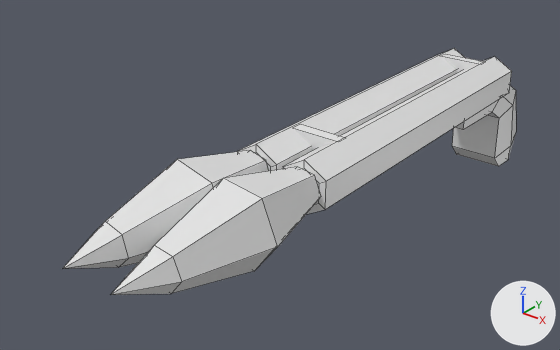
One commit to the FBX model Assets/Models/Shotgun/ShotGun.fbx: the scene before it, then after it.
Before and after are seen from a 50 mm lens placed at (1.007, -2.054, 0.964), pointed at (-0.184, -0.566, 0.041). Lighting does not change. The marker at lower right points along +X, +Y and +Z. Mesh edges are drawn as thin lines.

Before the edit, the objects in view are built like this:
```python
me_circle = bpy.data.meshes.new('Circle')
me_circle.from_pydata(...)  # 38 vertices, 36 faces; spans x -0.173..0.176, y -0.539..0.02, z -0.101..0.1
me_circle.materials.append(mat_muzzle)  # white #e7e7e7
me_cube = bpy.data.meshes.new('Cube')
me_cube.from_pydata(...)  # 95 vertices, 74 faces; spans x -0.135..0.126, y -0.792..0.534, z -0.187..0.24
me_cube.materials.append(mat_shotgun)  # white #e7e7e7
ob_shotgun = bpy.data.objects.new('Shotgun', me_cube)
ob_shotgun.location = (0.0, 0.0, 0.0)
ob_shotgunmuzzle = bpy.data.objects.new('ShotgunMuzzle', me_circle)
ob_shotgunmuzzle.location = (-0.008, -0.81, 0.17)
```
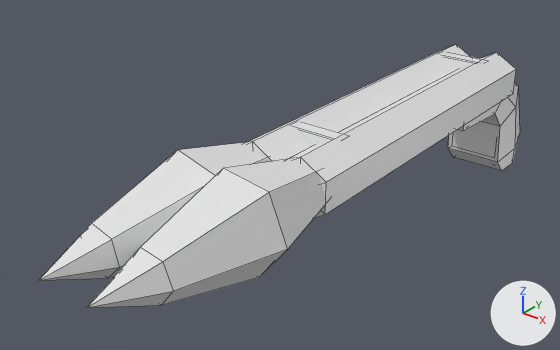
Location of each change, [x1, y1, x2, y2] in pixels of the pictures (560 x 350 px):
'ShotgunMuzzle', reshaped (12% wider, 14% taller): before [63, 150, 321, 295]; after [40, 142, 328, 308]
'Shotgun', reshaped: before [237, 49, 516, 214]; after [247, 45, 520, 217]
part 1 of me_circle, added: after [87, 158, 328, 308]
part 2 of me_circle, added: after [40, 142, 269, 280]
part 3 of me_cube, added: after [296, 123, 342, 145]
part 4 of me_cube, added: after [444, 53, 482, 69]
part 5 of me_cube, added: after [448, 83, 520, 171]
part 6 of me_cube, added: after [247, 45, 470, 162]
part 7 of me_cube, added: after [289, 53, 516, 217]

What the commit changed:
Material 'Outline' (mat_outline) is new.
Its base color is (0.8, 0.8, 0.8) (white #e7e7e7).
Its roughness is 0.4.
me_cube is used by ob_shotgun; location (0.0, 0.0, 0.0).
me_cube had 95 vertices, 74 faces and spanned x -0.135..0.126, y -0.792..0.534, z -0.187..0.24.
me_cube now has 190 vertices, 148 faces and spans x -0.144..0.135, y -0.804..0.555, z -0.202..0.25.
me_cube part 3: the loose piece of 8 vertices spanning x -0.073..0.065, y -0.656..-0.624, z 0.184..0.237 is copied, and the copy is scaled about its middle by 1.12, then moved by (0.0, 0.0, 0.002), in mat_outline (white #e7e7e7); it spans x -0.082..0.073, y -0.658..-0.622, z 0.184..0.243.
me_cube part 4: the loose piece of 8 vertices spanning x -0.073..0.065, y 0.1..0.132, z 0.184..0.237 is copied, and the copy is scaled about its middle by 1.12, then moved by (0.0, 0.0, 0.002), in mat_outline (white #e7e7e7); it spans x -0.082..0.073, y 0.098..0.134, z 0.184..0.243.
me_cube part 5: a new loose piece of 30 vertices spanning x -0.096..0.089, y -0.028..0.555, z -0.202..0.154, in mat_outline (white #e7e7e7).
me_cube part 6: a new loose piece of 24 vertices spanning x -0.144..-0.004, y -0.804..0.249, z 0.089..0.25, in mat_outline (white #e7e7e7).
me_cube part 7: a new loose piece of 24 vertices spanning x -0.004..0.135, y -0.804..0.249, z 0.089..0.25, in mat_outline (white #e7e7e7).
me_cube now uses material mat_outline (white #e7e7e7).
me_circle has 38 vertices, 36 faces and spans x -0.173..0.176, y -0.539..0.02, z -0.101..0.1.
me_circle is used by ob_shotgunmuzzle; location (-0.008, -0.81, 0.17).
me_circle part 1: the loose piece of 19 vertices spanning x -0.031..0.176, y -0.539..0.02, z -0.096..0.096 is copied, and the copy is scaled about its middle by 1.18, then moved by (0.0, -0.002, 0.0); it spans x -0.049..0.194, y -0.591..0.067, z -0.114..0.113.
me_circle part 2: the loose piece of 19 vertices spanning x -0.173..0.028, y -0.539..0.02, z -0.101..0.1 is copied, and the copy is scaled about its middle by 1.18, then moved by (0.0, -0.002, 0.0); it spans x -0.191..0.046, y -0.591..0.067, z -0.118..0.118.
